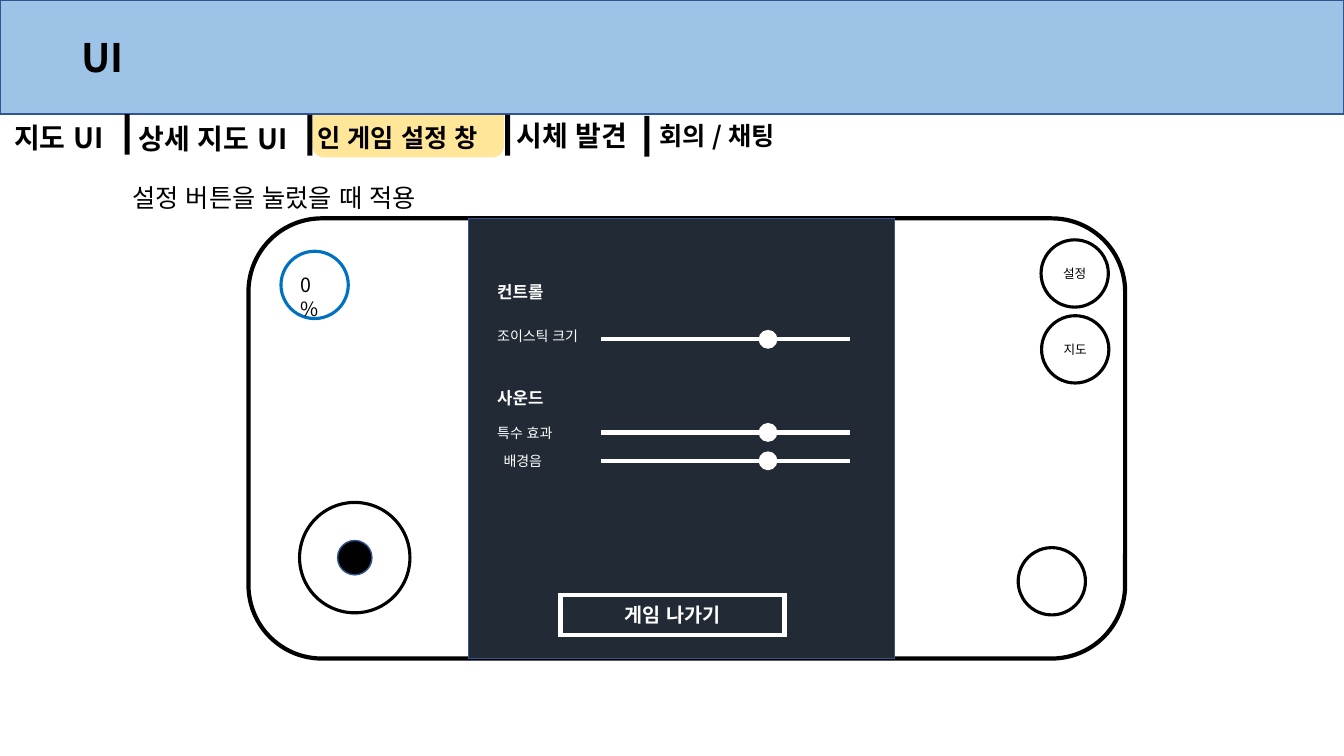
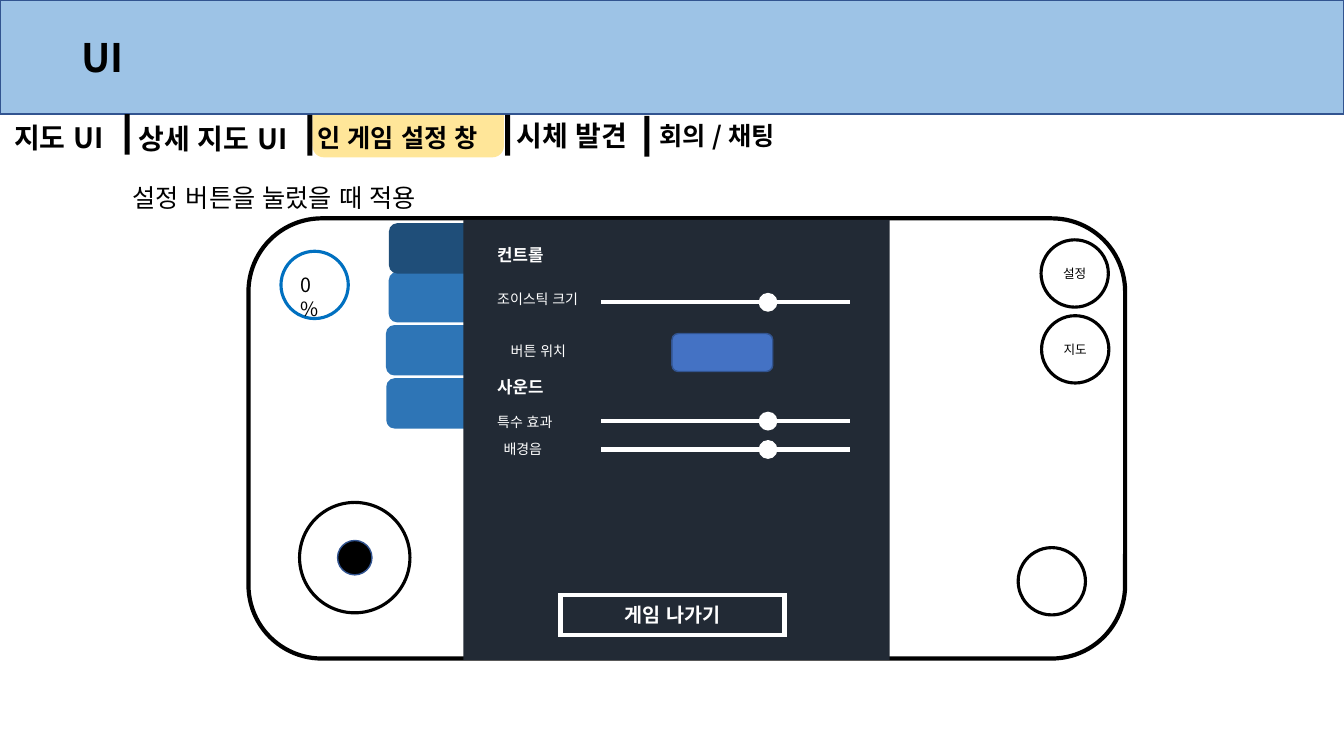
Before and after one commit to anglik0370/EscapeIsland, a slide deck: slide 10 of _Prototype/Document/UI/InGameUI.pptx. Drawn at 1344x756 pixels with LibreOffice and Linux fonts; fonts in the diff are those of the drawing. Boxes give left, top, right and bottom in pixels: in the first picture for what was removed or moved away, otherwise in the second. Text is boxed around its words. In the diff, an @@ line names an element or a change of style, - is before the commit and + after.

```diff
--- a/_Prototype/Document/UI/InGameUI.pptx
+++ b/_Prototype/Document/UI/InGameUI.pptx
@@ rounded rectangle added at (389,223,490,273), fill #1F4E79 @@
@@ rectangle: place and size @@
-rectangle at (469,219,895,659)
+rectangle at (464,220,890,660)
@@ rectangle at (464,220,890,660): outline #325491 1 pt to none @@
@@ text "컨트롤": place and size @@
-text "컨트롤" at (497,284,543,300)
+text "컨트롤" at (497,247,543,263)
@@ rounded rectangle added at (389,272,490,323), fill #2E75B6 @@
@@ text "조이스틱 크기": place and size @@
-text "조이스틱 크기" at (497,329,578,342)
+text "조이스틱 크기" at (497,292,578,305)
@@ ellipse: place and size @@
-ellipse at (759,330,778,349)
+ellipse at (759,293,778,313)
@@ rounded rectangle added at (386,326,487,376), fill #2E75B6 @@
@@ line moved from (602, 340) - (850, 340) to (602, 302) - (850, 302) @@
@@ text added at (511,344,566,357), 10 pt, text #FFFFFF @@
+버튼 위치
@@ rounded rectangle added at (673,334,773,372), fill #4472C4, outline #325491 1 pt @@
@@ rounded rectangle added at (386,378,487,429), fill #2E75B6 @@
@@ 3 texts, 2 lines, 2 ellipses: place and size @@
-3 texts, 2 lines, 2 ellipses at (497,390,850,471)
+3 texts, 2 lines, 2 ellipses at (497,379,850,460)
```
Also in this commit, not shown: 1 other file.
